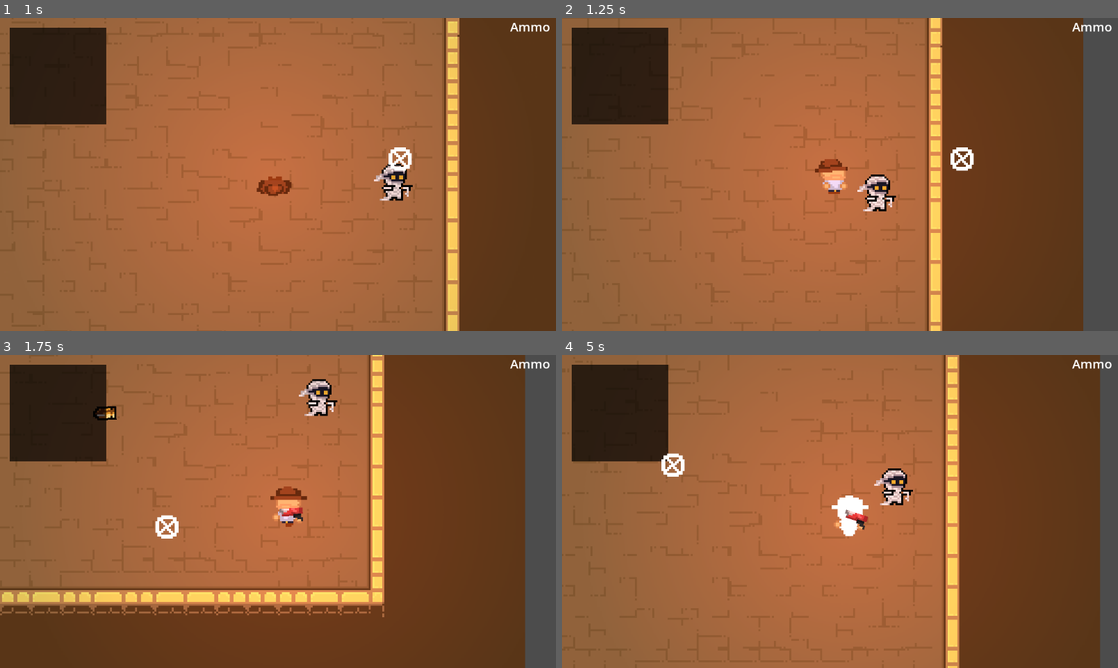
Above: before the commit, frames 1-4 (two rows, left to right).
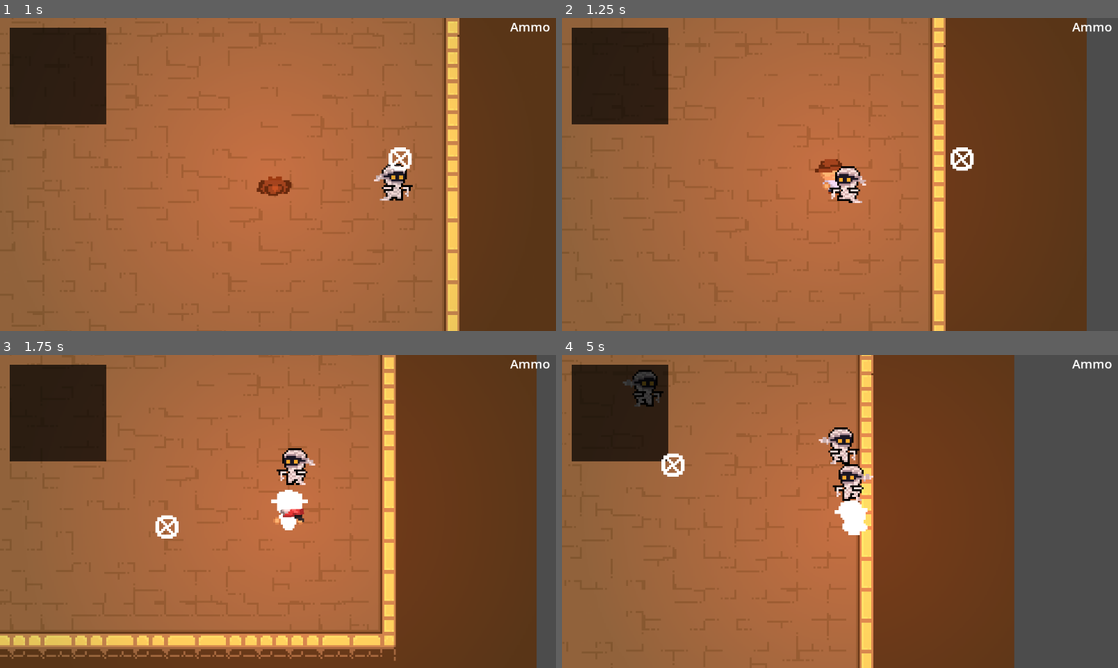
Above: after the commit, the same moments.

Repository: wonderdip/Guns-N-Gylphs
Game: Godot game, scene res://Scenes/game.tscn
Two runs of this game, one before a commit and one after it. Both use one fixed random seed, a clock stepped at 60 frames per second and the inputs below. This scene is started directly instead of the project's main scene.
Inputs (mouse positions are in pixels of both pictures, inside the frame that each line leads up to):
- Up to frame 1 (1 s): tap Enter at 0.5 s; move the mouse to (400, 158) at 0.52 s; hold Right (move_right) from 0.53 s (still down); right-click (400, 158) at 0.6 s
- Up to frame 2 (1.25 s): keep holding Right (move_right)
- Up to frame 3 (1.75 s): move the mouse to (166, 527) at 1.27 s; release Right (move_right) at 1.28 s; hold Down (move_down) from 1.28 s (still down); click (166, 527) at 1.35 s
- Up to frame 4 (5 s): move the mouse to (895, 442) at 2.02 s; release Down (move_down) at 2.03 s; hold Right (move_right) 2.03-2.78 s; right-click (895, 442) at 2.1 s; move the mouse to (812, 574) at 2.77 s; hold W (move_up) 2.78-3.53 s; click (812, 574) at 2.85 s; move the mouse to (1006, 558) at 3.52 s; hold Left (move_left) from 3.53 s (still down); right-click (1006, 558) at 3.6 s; tap R (reload) at 4.15 s; move the mouse to (673, 464) at 4.27 s; click (673, 464) at 4.35 s

Frame 1 is identical in both runs. In frame 2, 3.8% of the frame differs, in the area x 48-95%, y 0-100%; in frame 3, 20%; in frame 4, 35%, in the area x 11-97%, y 0-100%.
Error in both runs: Invalid access to property or key 'dodging' on a base object of type 'null instance'. (res://Scripts/Guns/gun_base.gd:34)

Commit message:
Updated enemy

Diff:
--- a/Scenes/Enemies/Mummy.tscn
+++ b/Scenes/Enemies/Mummy.tscn
@@ -1,7 +1,6 @@
-[gd_scene load_steps=16 format=3 uid="uid://dwva6dkjc4mhv"]
+[gd_scene load_steps=15 format=3 uid="uid://dwva6dkjc4mhv"]
 
 [ext_resource type="Script" path="res://Scripts/Enemies/mummy.gd" id="1_div5c"]
-[ext_resource type="PackedScene" uid="uid://dekfi127ulci4" path="res://Scenes/Player.tscn" id="2_qnom3"]
 [ext_resource type="Texture2D" uid="uid://cgfdp2uaodkjw" path="res://Assets/Enemies/Mummy - Walk-Sheet.png" id="2_v4amn"]
 
 [sub_resource type="AtlasTexture" id="AtlasTexture_ubkvo"]
@@ -87,6 +86,7 @@
 colors = PackedColorArray(1, 1, 1, 1, 1, 1, 1, 0.858824, 1, 1, 1, 0)
 
 [node name="Mummy" type="CharacterBody2D"]
+z_index = 1
 collision_layer = 2
 collision_mask = 7
 motion_mode = 1
@@ -94,7 +94,6 @@
 Health = 20.0
 Damage = 1
 Speed = 150
-player = ExtResource("2_qnom3")
 knockback_strength = 200.0
 knockback_duration = 0.1
 
--- a/Scripts/Enemies/EnemyBase.gd
+++ b/Scripts/Enemies/EnemyBase.gd
@@ -1,11 +1,12 @@
 extends CharacterBody2D
 class_name Enemy
+
+signal defeated
 
 @export var Health: float = 0
 @export var Damage: int = 0
 @export var Speed: int = 0
 
-@export var player: PackedScene
 
 @onready var animated_sprite: AnimatedSprite2D = $AnimatedSprite2D
 @onready var cpu_particles_2d = $CPUParticles2D
@@ -16,12 +17,13 @@
 @export var knockback_duration: float = 0  # Duration of the knockback effect
 var knockback_timer: float = 0  # Timer to track knockback duration
 var knockback_direction: Vector2 = Vector2.ZERO  # Direction of knockback
-
+var player: CharacterBody2D
 var camera2d: Camera2D
 var cameraShakeNoise: FastNoiseLite
 
 func _ready():
 	add_to_group("enemies")
+	player = get_tree().get_nodes_in_group("Player")[0]
 	camera2d = player.get_node("DynamicCamera")
 	cameraShakeNoise = FastNoiseLite.new()
 
@@ -62,11 +64,10 @@
 	knockback_timer = knockback_duration  # Set the knockback duration
 	velocity = knockback_direction * knockback_strength  # Apply the knockback velocity
 
-
-
 func die():
 	cpu_particles_2d.restart()
 	damaged()
 	animated_sprite.stop()
+	emit_signal("defeated")
 	await get_tree().create_timer(0.3, true, false, true).timeout
 	queue_free()
